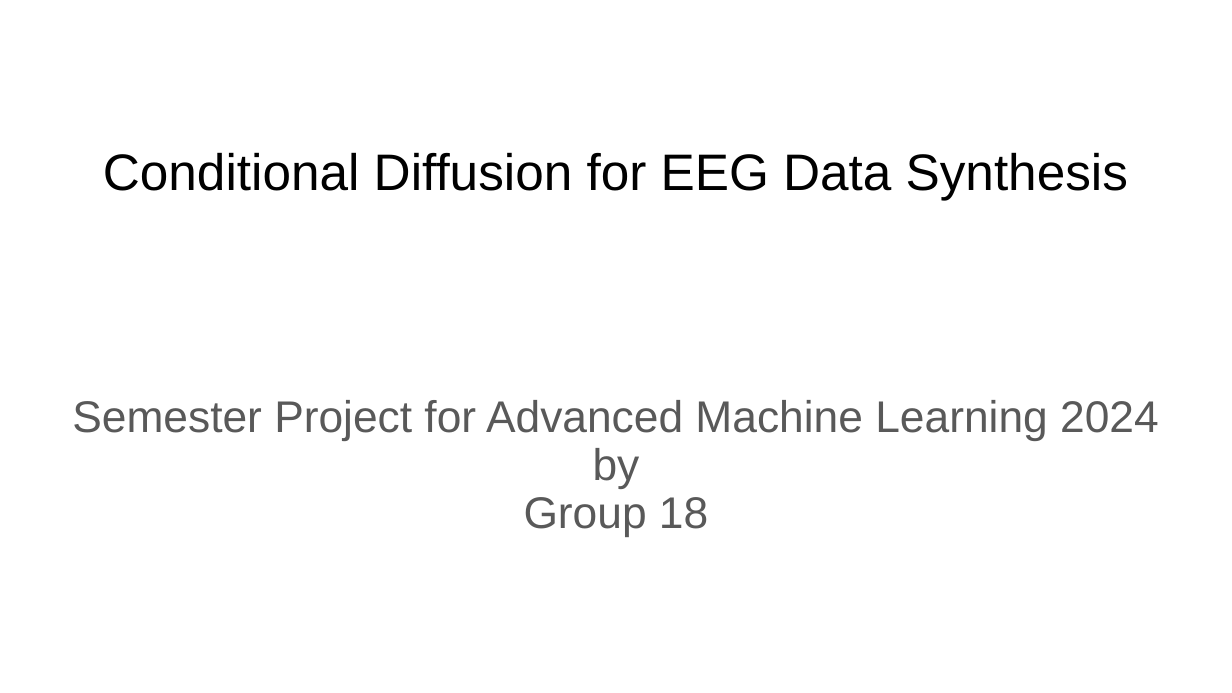
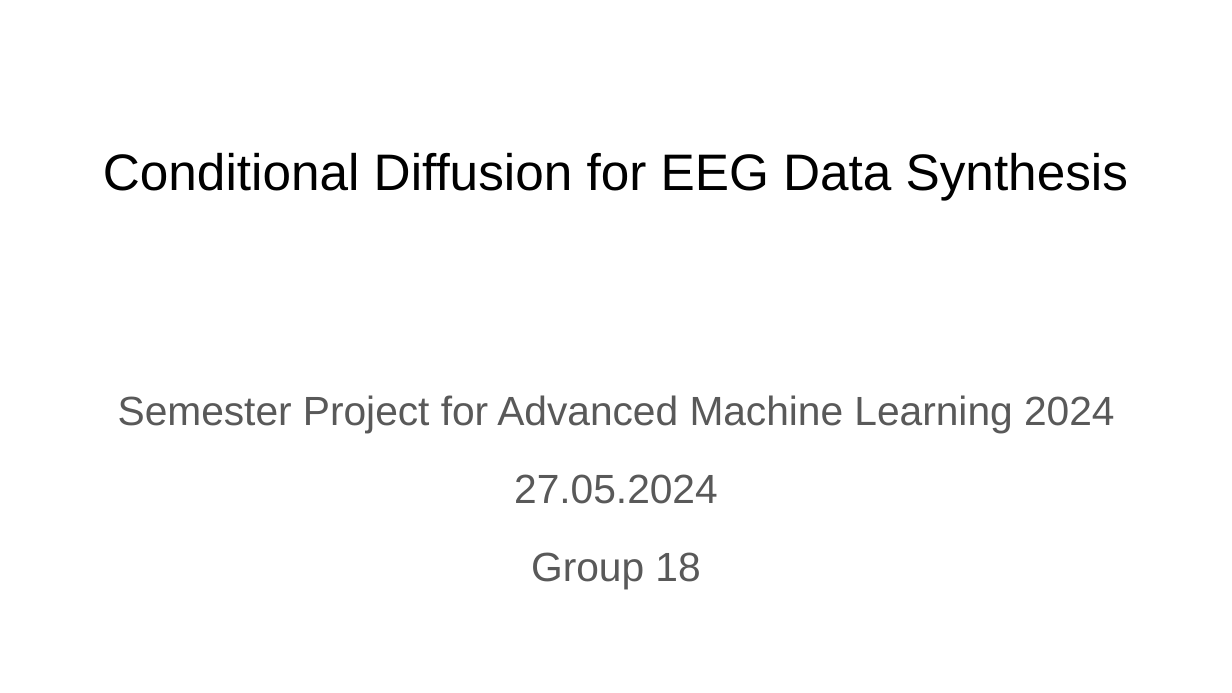
Before and after one commit to Andrea4-sr/AML_Diffusion_EEG, a slide deck: slide 1 of misc/presentation/AML_2024_Group_18_EEG_Diffusion.pptx. Drawn at 1232x693 pixels with LibreOffice and Linux fonts; fonts in the diff are those of the drawing. Boxes give left, top, right and bottom in pixels: in the first picture for what was removed or moved away, otherwise in the second. Text is boxed around its words. In the diff, an @@ line names an element or a change of style, - is before the commit and + after.

```diff
--- a/misc/presentation/AML_2024_Group_18_EEG_Diffusion.pptx
+++ b/misc/presentation/AML_2024_Group_18_EEG_Diffusion.pptx
@@ subtitle at (x1=118, y1=395, x2=1115, y2=589): size 25.9 to 23.8 pt in "Semester Project for Advanced Machine Learning 2024", "Group 18"; line spacing 0.9 to 0.8 @@
@@ subtitle at (x1=514, y1=474, x2=718, y2=504): text changed; size 25.9 to 23.8 pt @@
-by
+27.05.2024
```
Also in this commit, not shown: 1 other slide changed, 1 other file.
